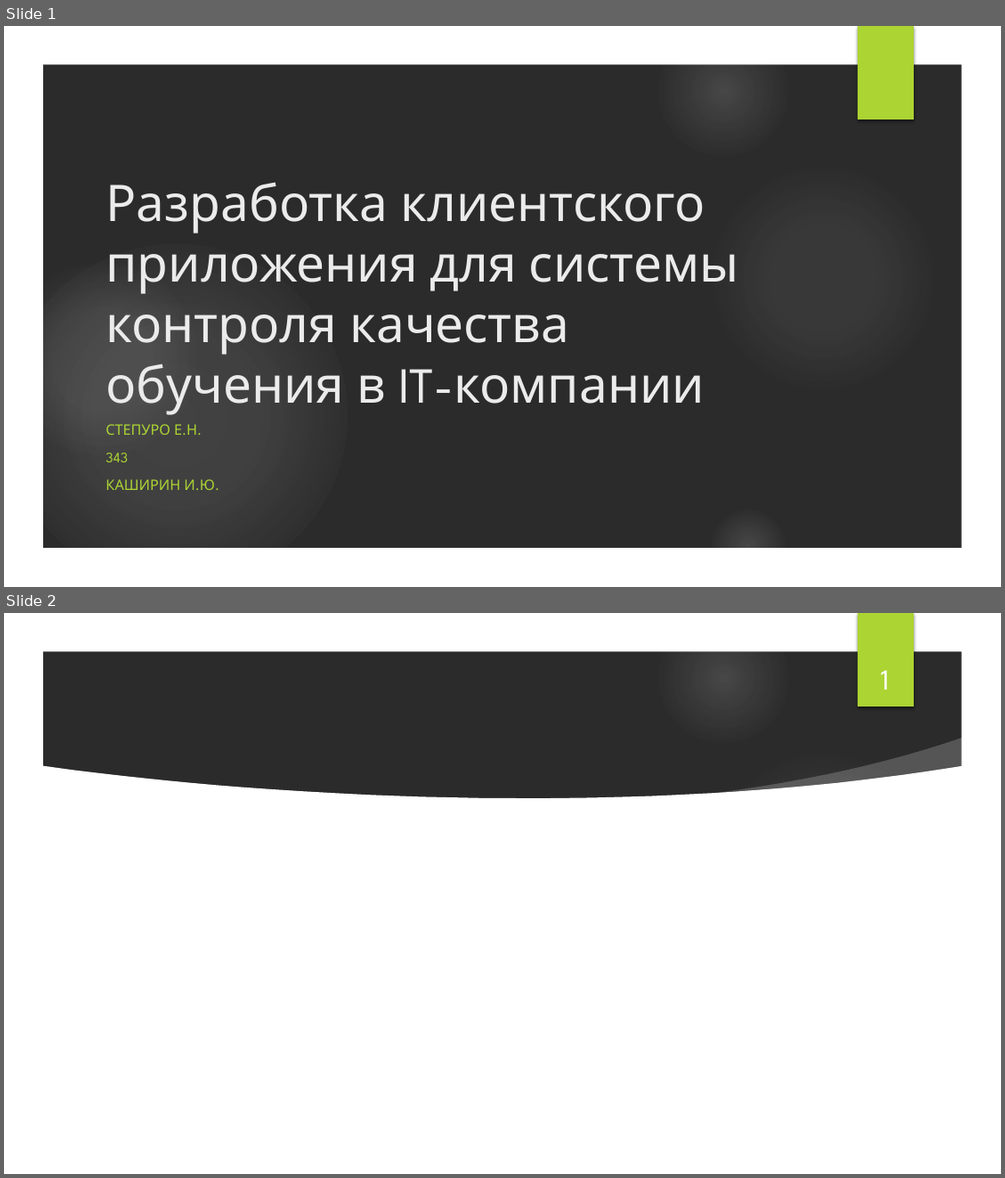
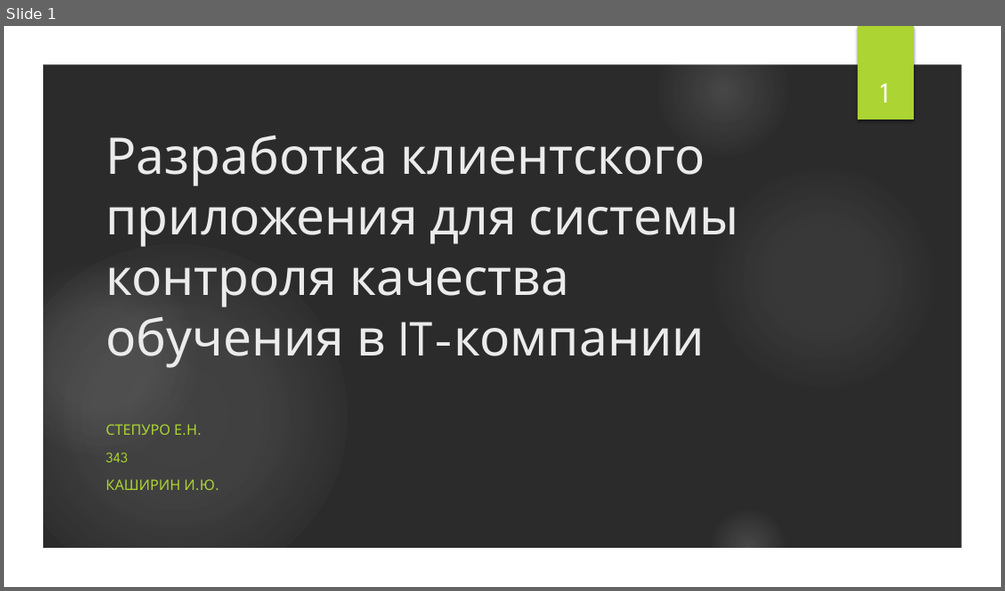
Before and after one commit to ElenaStepuro/Explanatory-note, a slide deck: Presentation.pptx. Shown one above the other, each under a label of ours: slides 1 and 2 before the commit, slide 1 after it. The pictures are 1005x1178 and 1005x591 pixels, drawn with LibreOffice and Linux fonts; fonts in the diff are those of the drawing; background and template pictures are left out; a plain dark background stands for a picture behind light text. Boxes give left, top, right and bottom in pixels: in the first picture for what was removed or moved away, otherwise in the second. Text is boxed around its words. In the diff, an @@ line names an element or a change of style, - is before the commit and + after.

```diff
--- a/Presentation.pptx
+++ b/Presentation.pptx
@@ slide 2 removed at (x1=4, y1=613, x2=1001, y2=1174), background picture (left out); not listed: 7 template elements that a slide beside it also shows @@
@@ text removed at (x1=881, y1=670, x2=890, y2=690) @@
-1
@@ freeform shape removed at (x1=697, y1=738, x2=970, y2=819) @@
@@ freeform shape removed at (x1=41, y1=765, x2=963, y2=1136) @@
@@ slide 1 changed as well @@
@@ text added at (x1=880, y1=83, x2=889, y2=103), 28 pt, text #FFFFFF @@
+1
@@ title "Разработка клиентского приложения для системы ..." moved from (x1=105, y1=182, x2=739, y2=415) to (x1=105, y1=135, x2=739, y2=368) @@
```
Also in this commit, not shown: 4 slides added, 1 other slide removed, 1 other file.
